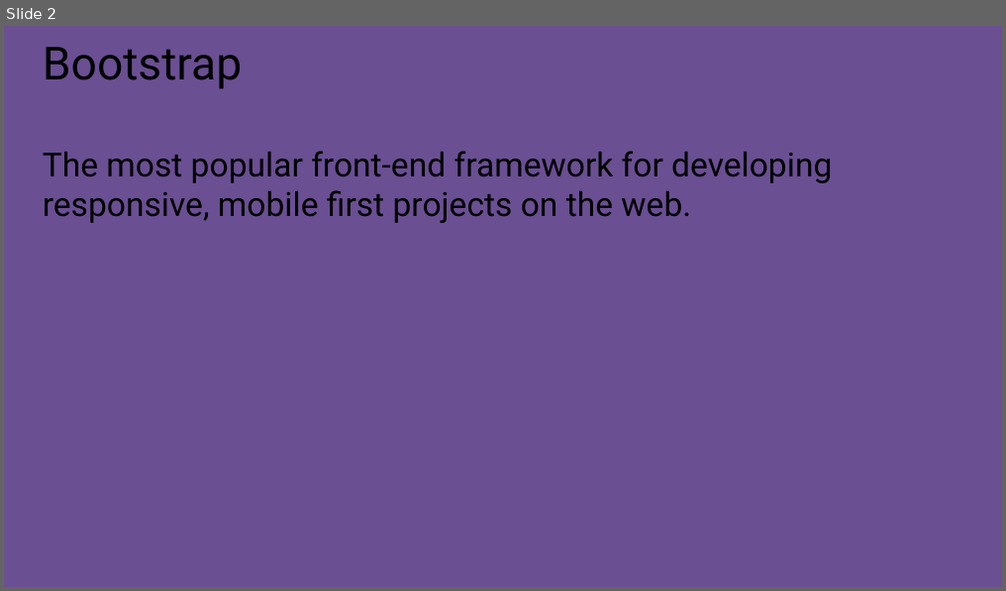
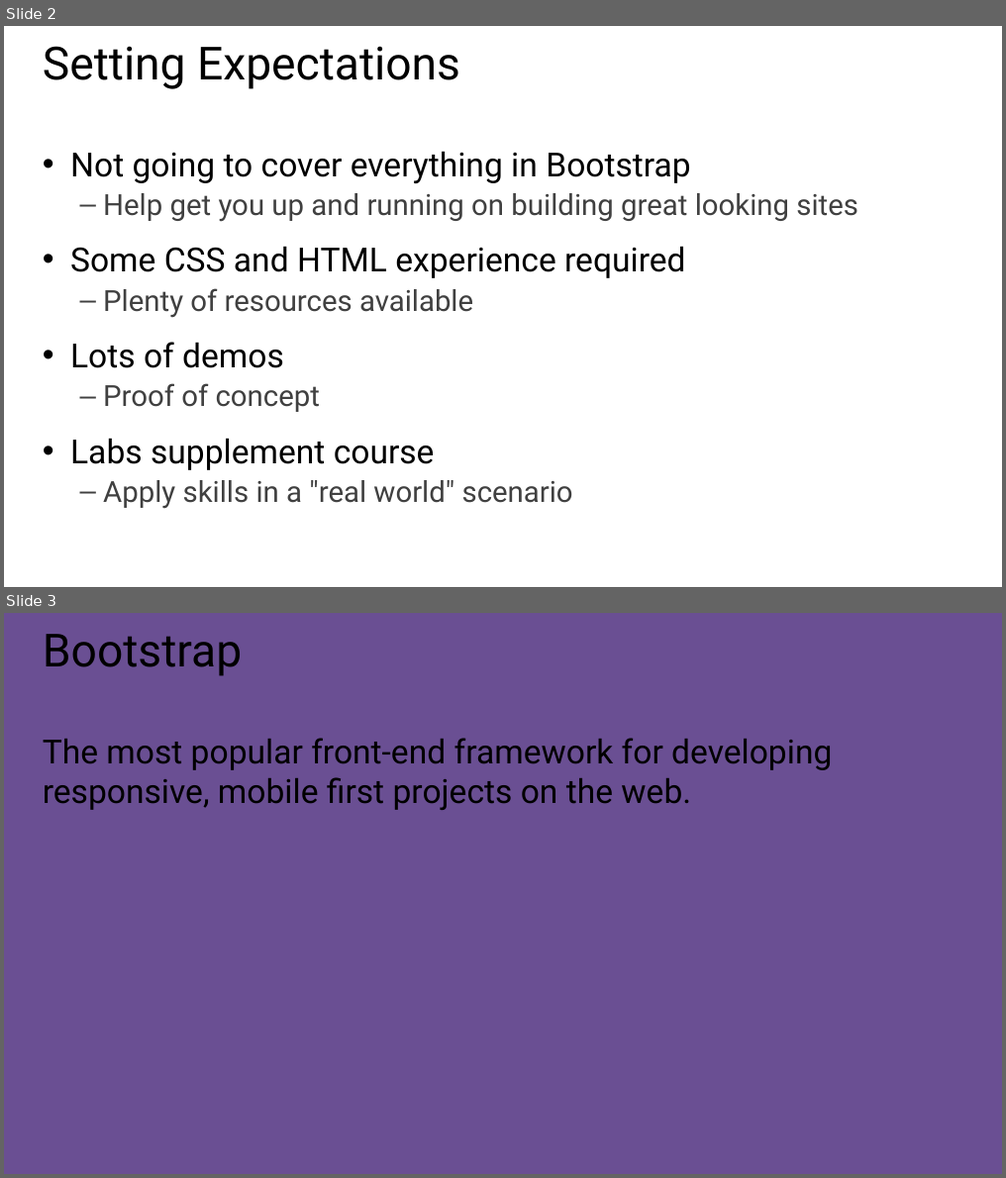
Before and after one commit to zmy/Bootstrap-edX, a slide deck: Slides/Week 1 - Part 1 - Introduction to Bootstrap.pptx. Shown one above the other, each under a label of ours: slide 2 before the commit, slides 2 and 3 after it. The pictures are 1006x591 and 1006x1178 pixels, drawn with LibreOffice and Linux fonts; fonts in the diff are those of the drawing; background and template pictures are left out. Boxes give left, top, right and bottom in pixels: in the first picture for what was removed or moved away, otherwise in the second. Text is boxed around its words. In the diff, an @@ line names an element or a change of style, - is before the commit and + after.

```diff
--- a/Slides/Week 1 - Part 1 - Introduction to Bootstrap.pptx
+++ b/Slides/Week 1 - Part 1 - Introduction to Bootstrap.pptx
@@ slide 2 added at (x1=4, y1=26, x2=1002, y2=587), background #FFFFFF @@
@@ title added at (x1=43, y1=46, x2=460, y2=89), 44 pt, text #000000 @@
+Setting Expectations
@@ text added at (x1=70, y1=151, x2=858, y2=509), 28 pt, text #404040 @@
+• Not going to cover everything in Bootstrap
+  – Help get you up and running on building great looking sites
+• Some CSS and HTML experience required
+  – Plenty of resources available
+• Lots of demos
+  – Proof of concept
+• Labs supplement course
+  – Apply skills in a "real world" scenario
@@ what was slide 2 is now slide 3 @@
```
Also in this commit, not shown: 4 slides changed, 11 other files.
